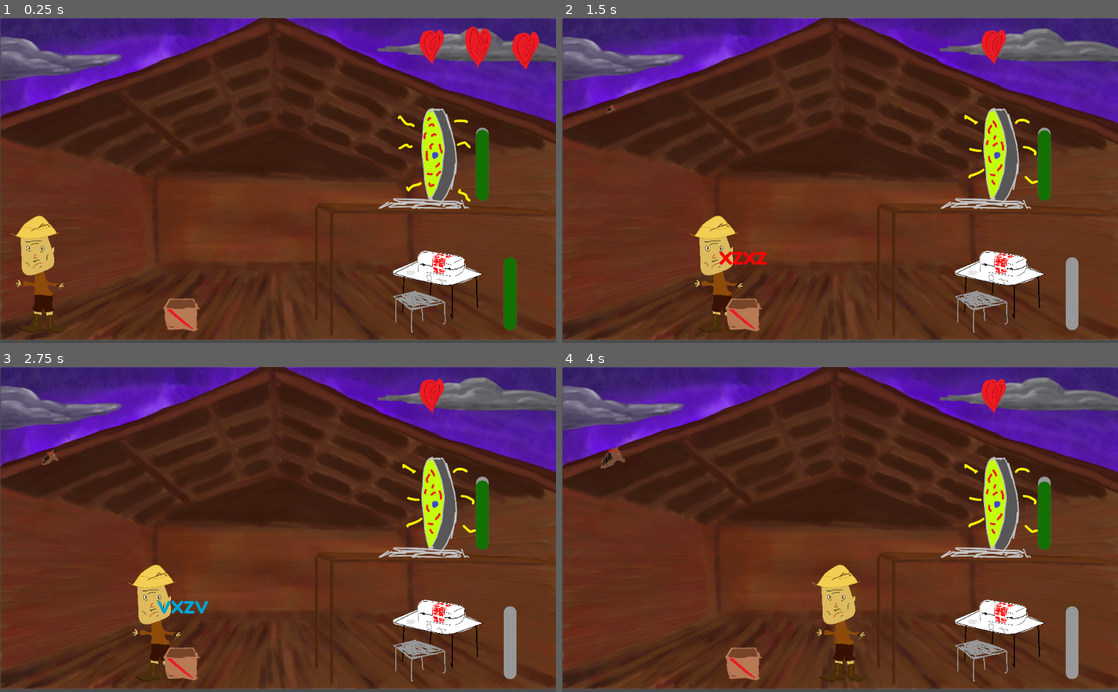
Above: before the commit, frames 1-4 (two rows, left to right).
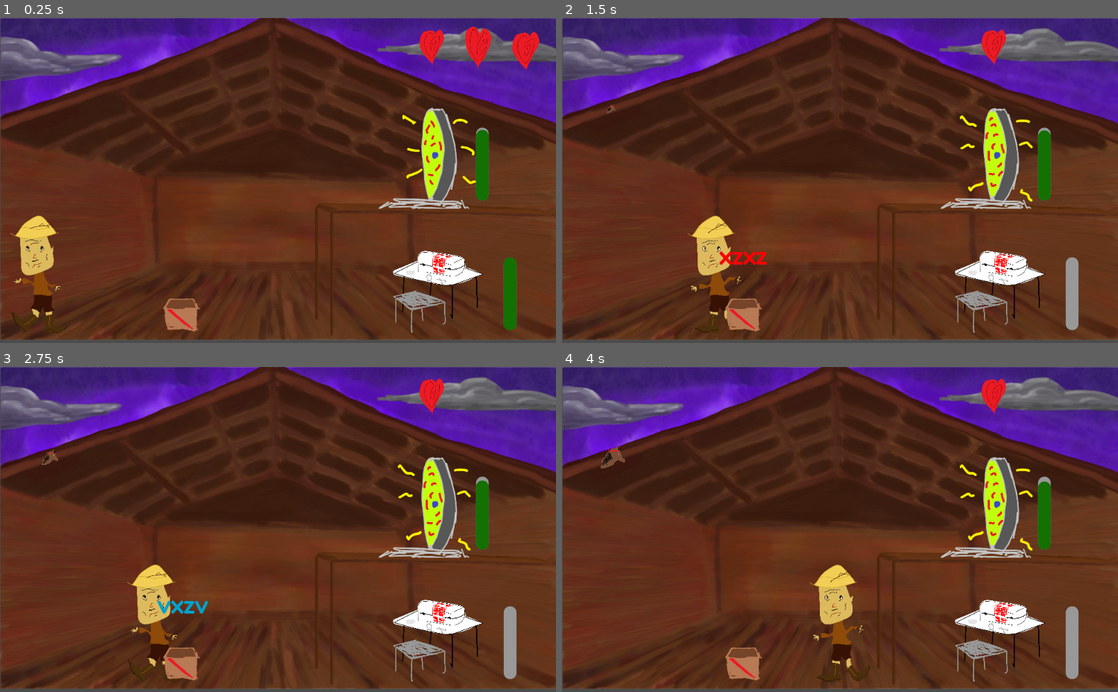
Above: after the commit, the same moments.

Repository: geojax/The-Un-Stable
Game: Godot game, scene res://Scenes/Player.tscn
Same seed, same stepped clock (60 frames per second), same inputs: the game is played once before the commit and once after it.
Inputs (mouse positions are in pixels of both pictures, inside the frame that each line leads up to):
- Up to frame 1 (0.25 s): no input
- Up to frame 2 (1.5 s): hold Right (right) 0.53-1.25 s; click (762, 255) at 1.27 s; type "12" at 1.35 s
- Up to frame 3 (2.75 s): hold Down (down) from 2.03 s (still down)
- Up to frame 4 (4 s): release Down (down) at 2.78 s; hold Right (right) 2.78-3.53 s; hold Up (up) from 3.53 s (still down)

The runs differ from the first frame. In frame 1, 0.8% of the frame differs, in the area x 1-86%, y 27-98%; in frame 2, 1.0%; in frame 3, 0.8%; in frame 4, 1.1%, in the area x 44-86%, y 27-98%.

Commit message:
Portal Potty

Diff:
--- a/Scenes/Fireworks.tscn
+++ b/Scenes/Fireworks.tscn
@@ -108,10 +108,10 @@
 tracks/7/imported = false
 tracks/7/enabled = true
 tracks/7/keys = {
-"times": PoolRealArray( 0.2, 3 ),
-"transitions": PoolRealArray( 1.78381, 1.23114 ),
+"times": PoolRealArray( 0.2, 1, 3 ),
+"transitions": PoolRealArray( 1, 1.32, 1.32 ),
 "update": 0,
-"values": [ Vector2( -0.239544, -17.0063 ), Vector2( -0.24, -825 ) ]
+"values": [ Vector2( -0.24, -15 ), Vector2( -0.24, -110 ), Vector2( -0.24, -960 ) ]
 }
 tracks/8/type = "value"
 tracks/8/path = NodePath("CPUParticles2D:amount")
@@ -123,7 +123,7 @@
 "times": PoolRealArray( 0, 1, 3 ),
 "transitions": PoolRealArray( 1, 1, 1 ),
 "update": 1,
-"values": [ 100, 25, 50 ]
+"values": [ 100, 25, 0 ]
 }
 tracks/9/type = "value"
 tracks/9/path = NodePath("CPUParticles2D:emitting")
@@ -138,6 +138,9 @@
 "values": [ true, false ]
 }
 
+[sub_resource type="Gradient" id=3]
+colors = PoolColorArray( 0.226563, 0.226563, 0.226563, 1, 0.945098, 0.94902, 0.968627, 0 )
+
 [sub_resource type="SpriteFrames" id=4]
 animations = [ {
 "frames": [ ExtResource( 8 ), ExtResource( 9 ), ExtResource( 6 ), ExtResource( 10 ), ExtResource( 4 ) ],
@@ -154,9 +157,6 @@
 "speed": 5.0
 } ]
 
-[sub_resource type="Gradient" id=3]
-colors = PoolColorArray( 0.226563, 0.226563, 0.226563, 1, 0.945098, 0.94902, 0.968627, 0 )
-
 [node name="Fireworks" type="Node2D"]
 script = ExtResource( 3 )
 
@@ -176,26 +176,9 @@
 [node name="AnimationPlayer" type="AnimationPlayer" parent="."]
 anims/Firework = SubResource( 2 )
 
-[node name="Launch" type="AnimatedSprite" parent="."]
-modulate = Color( 1, 1, 1, 0 )
-position = Vector2( -2.8, -150 )
-scale = Vector2( 0.0605536, 0.0605536 )
-frames = SubResource( 4 )
-frame = 4
-playing = true
-
-[node name="Flying" type="AnimatedSprite" parent="."]
-modulate = Color( 1, 1, 1, 0 )
-position = Vector2( -4.671, -1000 )
-scale = Vector2( 0.0652986, 0.0652985 )
-frames = SubResource( 5 )
-frame = 1
-playing = true
-
 [node name="CPUParticles2D" type="CPUParticles2D" parent="."]
-position = Vector2( -0.24, -825 )
-emitting = false
-amount = 50
+position = Vector2( -0.24, -960 )
+amount = 100
 emission_shape = 1
 emission_sphere_radius = 13.31
 spread = 68.38
@@ -204,3 +187,19 @@
 scale_amount = 35.0
 scale_amount_random = 0.81
 color_ramp = SubResource( 3 )
+
+[node name="Launch" type="AnimatedSprite" parent="."]
+modulate = Color( 1, 1, 1, 0 )
+position = Vector2( -2.8, -150 )
+scale = Vector2( 0.0605536, 0.0605536 )
+frames = SubResource( 4 )
+frame = 4
+playing = true
+
+[node name="Flying" type="AnimatedSprite" parent="."]
+modulate = Color( 1, 1, 1, 0 )
+position = Vector2( -4.671, -1000 )
+scale = Vector2( 0.0652986, 0.0652985 )
+frames = SubResource( 5 )
+frame = 2
+playing = true
--- a/Scenes/Player.tscn
+++ b/Scenes/Player.tscn
@@ -65,7 +65,6 @@
 position = Vector2( 513.351, 296.935 )
 scale = Vector2( 1, 0.98194 )
 frames = SubResource( 1 )
-frame = 1
 playing = true
 
 [node name="NewBack" type="Sprite" parent="."]
@@ -87,7 +86,7 @@
 position = Vector2( -1.5741, 31.293 )
 scale = Vector2( 0.0850735, 0.0850735 )
 frames = SubResource( 2 )
-frame = 3
+frame = 2
 playing = true
 
 [node name="CollisionShape2D" type="CollisionShape2D" parent="Farmer"]
@@ -154,7 +153,6 @@
 [node name="CollisionShape2D" type="CollisionShape2D" parent="Platform"]
 position = Vector2( 817.302, 351.247 )
 shape = SubResource( 7 )
-
 [connection signal="area_entered" from="Farmer" to="Farmer" method="_on_KinematicBody2D2_area_entered"]
 [connection signal="area_exited" from="Farmer" to="Farmer" method="_on_Farmer_area_exited"]
 [connection signal="damaged" from="Farmer" to="." method="_on_Farmer_damaged"]
--- a/Scenes/Portal.tscn
+++ b/Scenes/Portal.tscn
@@ -17,19 +17,19 @@
 extents = Vector2( 139.852, 85.5981 )
 
 [sub_resource type="Animation" id=3]
-resource_name = "Failure"
-loop = true
+resource_name = "Cooldown"
+length = 10.0
 tracks/0/type = "value"
-tracks/0/path = NodePath("AnimatedSprite:scale")
+tracks/0/path = NodePath("AnimatedSprite:modulate")
 tracks/0/interp = 1
 tracks/0/loop_wrap = true
 tracks/0/imported = false
 tracks/0/enabled = true
 tracks/0/keys = {
-"times": PoolRealArray( 0, 0.5, 1 ),
+"times": PoolRealArray( 0, 8.5, 10 ),
 "transitions": PoolRealArray( 1, 1, 1 ),
 "update": 0,
-"values": [ Vector2( 0.41435, 0.41435 ), Vector2( 1, 1 ), Vector2( 0.41435, 0.41435 ) ]
+"values": [ Color( 0.0627451, 0.580392, 0.0823529, 1 ), Color( 0.0627451, 0.580392, 0.0823529, 1 ), Color( 0.992157, 1, 0.992157, 1 ) ]
 }
 
 [sub_resource type="StyleBoxFlat" id=4]
@@ -49,21 +49,24 @@
 script = ExtResource( 4 )
 
 [node name="AnimatedSprite" type="AnimatedSprite" parent="."]
+modulate = Color( 0.992157, 1, 0.992157, 1 )
 scale = Vector2( 0.41435, 0.41435 )
 frames = SubResource( 1 )
+frame = 1
 playing = true
 
 [node name="TypingGame" parent="." instance=ExtResource( 3 )]
-position = Vector2( -107.284, 5.68656 )
+position = Vector2( -161.221, 5.68656 )
 
 [node name="Area2D" type="Area2D" parent="."]
 
 [node name="CollisionShape2D" type="CollisionShape2D" parent="Area2D"]
+visible = false
 position = Vector2( -8.48309, 36.76 )
 shape = SubResource( 2 )
 
 [node name="AnimationPlayer" type="AnimationPlayer" parent="."]
-anims/Failure = SubResource( 3 )
+anims/Cooldown = SubResource( 3 )
 
 [node name="PortalProgress" type="ProgressBar" parent="."]
 margin_left = 79.1103
--- a/Scripts/Portal.gd
+++ b/Scripts/Portal.gd
@@ -1,31 +1,50 @@
 extends "Interactible.gd"
 
 const MAX_STABILITY = 5
+const COOLDOWN = 10
 var stability := 4.9
 var portalProgress
+var onCooldown = false
 onready var animSprite := get_node("AnimatedSprite")
+var portalTimer
 
 func _ready():
 #	portalProgress = get_node("PortalProgress")
 	typingGame.connect("success", self, "stabilizeMore")
 	#typingGame.connect("failure", self, "_on_TypingGame_fail")
+	portalTimer = Timer.new()
+	portalTimer.set_one_shot(true)
+	portalTimer.connect("timeout", self, "_no_time")
+	add_child(portalTimer)
 	pass
 
 func stabilizeMore():
-	stability += 1
+	if not onCooldown:
+		stability += 1
 	print("stabilizing")
-	if stability == 5:
+	if stability >= MAX_STABILITY:
 		stability = 0
+		portalTimer.start(COOLDOWN)
+		onCooldown = true
+
 	print($PortalProgress.value)
 
 func _on_TypingGame_fail():
 	stability = 0
 	pass
 
+func _no_time():
+	onCooldown = false
+
+
 func _process(delta):
-	if stability > 0:
+	if stability > 0 and (not onCooldown):
 		stability -= delta * .05
-
+	if onCooldown:
+		$AnimationPlayer.play("Cooldown")
 	$PortalProgress.value = (float(stability) / MAX_STABILITY) * 100
-	animSprite.speed_scale = 6 - stability
+	if not onCooldown:
+		animSprite.speed_scale = 6 - stability
+	else:
+		animSprite.speed_scale = 0.25
 	pass
--- a/project.godot
+++ b/project.godot
@@ -10,6 +10,7 @@
 
 _global_script_classes=[  ]
 _global_script_class_icons={
+
 }
 
 [application]
